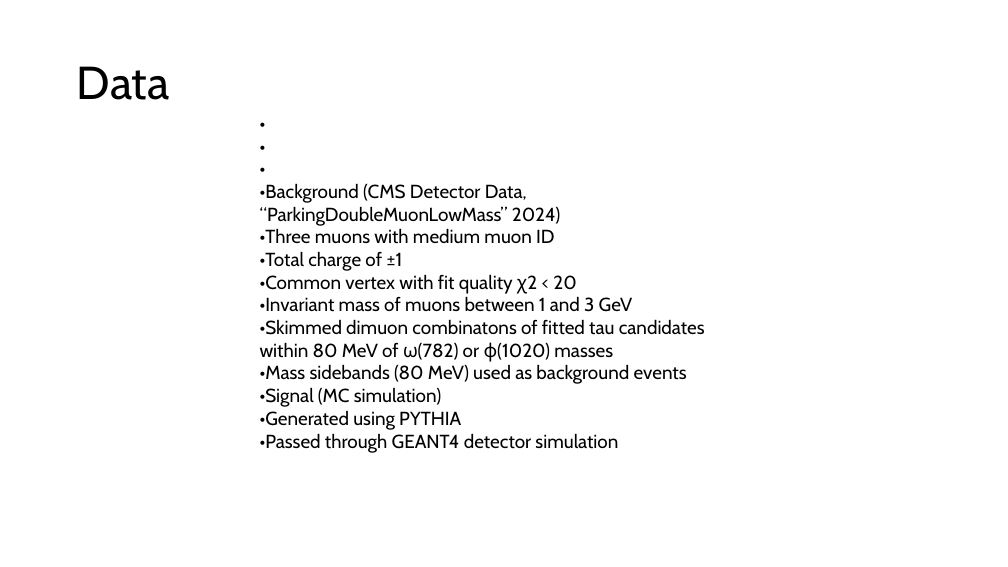
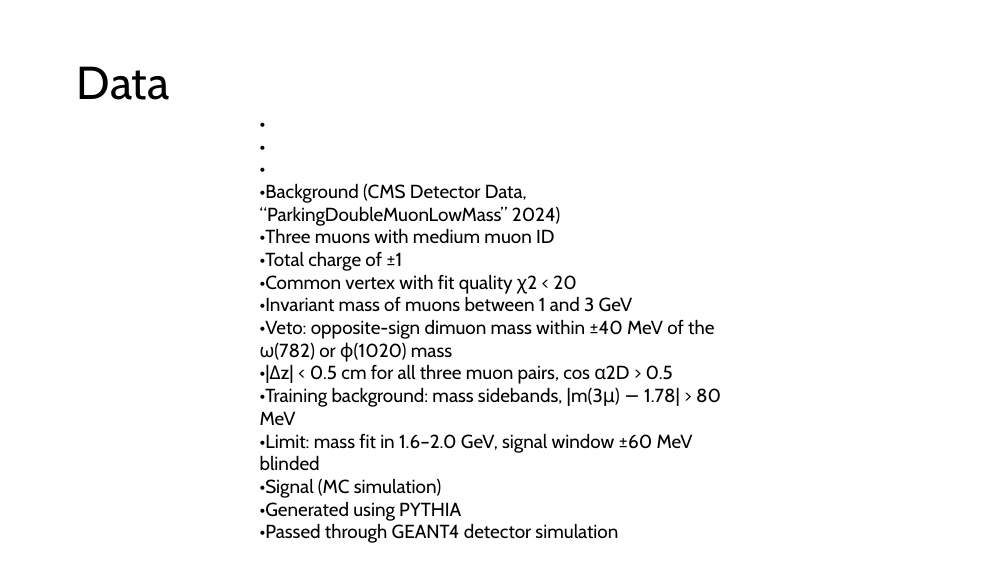
Before and after one commit to KaitoFuss/Tau3Mu_GNN, a slide deck: slide 19 of Tau3Mu_2nd_Presentation.pptx (slide 15 before the commit). Drawn at 1008x567 pixels with LibreOffice and Linux fonts; fonts in the diff are those of the drawing. Boxes give left, top, right and bottom in pixels: in the first picture for what was removed or moved away, otherwise in the second. Text is boxed around its words. In the diff, an @@ line names an element or a change of style, - is before the commit and + after.

```diff
--- a/Tau3Mu_2nd_Presentation.pptx
+++ b/Tau3Mu_2nd_Presentation.pptx
@@ text at [260, 319, 721, 471]: text changed @@
-•Skimmed dimuon combinatons of fitted tau candidates within 80 MeV of ω(782) or ϕ(1020) masses
-•Mass sidebands (80 MeV) used as background events
+•Veto: opposite-sign dimuon mass within ±40 MeV of the ω(782) or ϕ(1020) mass
+•|Δz| < 0.5 cm for all three muon pairs, cos α2D > 0.5
+•Training background: mass sidebands, |m(3μ) − 1.78| > 80 MeV
+•Limit: mass fit in 1.6–2.0 GeV, signal window ±60 MeV blinded
```
Also in this commit, not shown: 6 other slides changed, 4 slides added.
